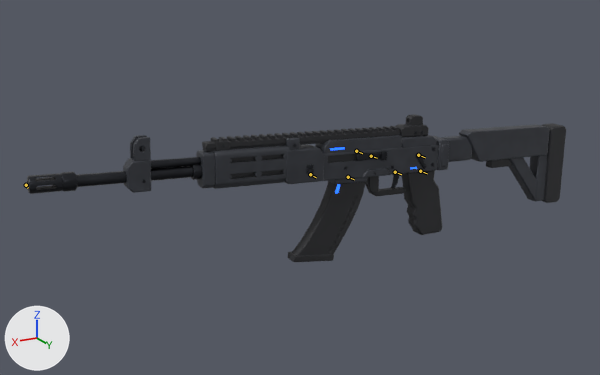
Before and after pictures for a commit that changed the Blender file art-source/weapons/Vandal.blend.
Both versions are drawn from a 50 mm camera at (3.42, 4.52, 1.86) aimed at (0.88, -0.15, 0.13). Lighting does not change. The marker at lower left points along +X, +Y and +Z. The older version comes first. Both versions are drawn at frame 86 of the action 'Vandal_ReloadEmpty'; the numbers are the values there. The bones that bend it are drawn over the model as lines.

In view in the first picture: 'Vandal_Barrel', 'Vandal_ChargingHandle', 'Vandal_CharmLoop', 'Vandal_FireSelector', 'Vandal_FrontSight', 'Vandal_Grip', 'Vandal_Handguard', 'Vandal_Mag', 'Vandal_Neon', 'Vandal_Pins', 'Vandal_Rail', 'Vandal_RearSight', 'Vandal_Receiver', 'Vandal_Stock', 'Vandal_Trigger'.
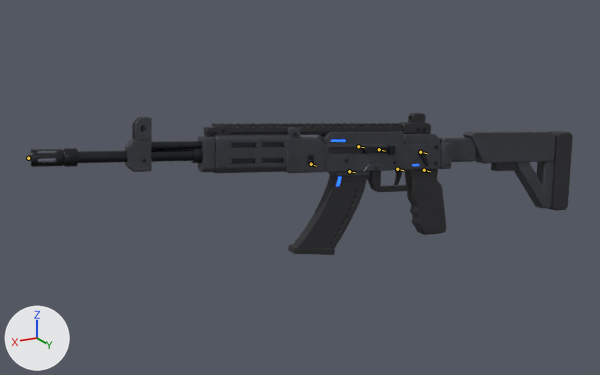
Changed parts and their boxes (x1, y1, x2, y2) in the pictures (600 x 375 px):
'Vandal_Receiver', posed (8% taller): before (285, 135, 450, 184); after (286, 127, 453, 180)
'Vandal_Stock', posed: before (442, 123, 566, 203); after (445, 131, 573, 210)
'Vandal_Handguard', posed (11% shorter): before (191, 145, 290, 189); after (191, 134, 291, 173)
'Vandal_Barrel', posed (29% shorter): before (27, 157, 201, 194); after (30, 141, 202, 167)
'Vandal_Rail', posed (48% shorter): before (202, 126, 400, 152); after (204, 123, 402, 136)
'Vandal_Mag', posed: before (288, 181, 366, 262); after (288, 175, 367, 255)
'Vandal_Grip', posed: before (366, 170, 442, 235); after (368, 169, 447, 235)
'Vandal_FrontSight', posed: before (123, 135, 151, 193); after (125, 117, 152, 172)
'Vandal_RearSight', posed (8% shorter): before (395, 114, 429, 137); after (399, 113, 431, 134)
'Vandal_ChargingHandle', posed (9% shorter): before (355, 151, 387, 161); after (363, 146, 395, 155)
'Vandal_FireSelector', posed: before (416, 153, 426, 169); after (419, 150, 429, 166)
'Vandal_Pins', posed (24% taller): before (222, 143, 436, 175); after (223, 129, 438, 169)
'Vandal_Trigger', posed (7% taller): before (391, 174, 399, 188); after (394, 170, 402, 185)
'Vandal_CharmLoop', posed: before (307, 165, 314, 175); after (308, 155, 314, 165)
bone 'Root', root to tip: before (420, 171) to (427, 173); after (424, 170) to (430, 171)
bone 'ChargingHandle', root to tip: before (371, 156) to (377, 158); after (379, 149) to (385, 151)

The edits, one by one:
Bone 'Root' (bone_root) moves from (-0.002, 0.0, 0.008) to (-0.03, 0.0, 0.012).
Bone 'Root' (bone_root) turns from (4, -3, -3) to (9, -5, -6) degrees about its own x, y and z.
Bone 'ChargingHandle' (bone_charginghandle) moves from (-0.2, 0.0, 0.0) to (-0.25, 0.0, 0.0).
